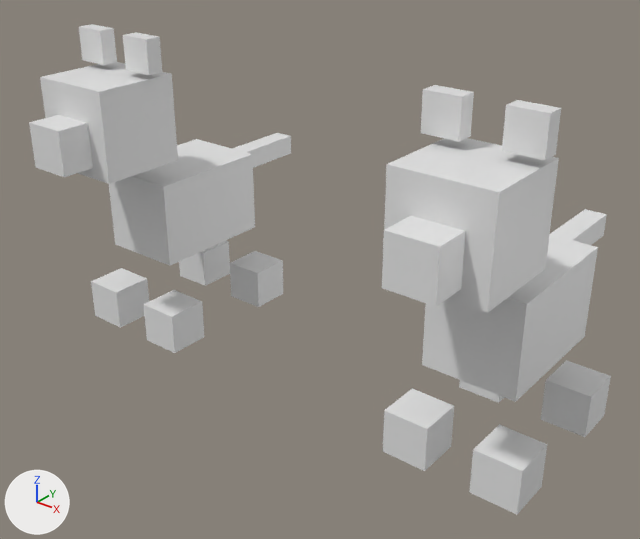
What one commit did to the Blender file Models/Dog/Dog.blend.
One viewpoint serves both versions: a 50 mm camera at (0.99, -2.13, 1.67) aimed at (-0.65, -0.07, 0.4). Arrows for +X, +Y and +Z are at lower left; the lights stay in place.

Before the edit, the objects in view are built like this:
```python
ob_cube_003 = bpy.data.objects.new('Cube.003', me_cube_004)
ob_cube_003.location = (-0.115, -0.235, 1.0)
ob_cube_009 = bpy.data.objects.new('Cube.009', me_cube_005)
ob_cube_009.location = (-1.373, -0.311, 0.825)
ob_cube_009.scale = (0.15, 0.15, 0.15)
ob_cube_010 = bpy.data.objects.new('Cube.010', me_cube_006)
ob_cube_010.location = (-1.365, -0.075, 0.45)
ob_cube_010.scale = (0.15, 0.15, 0.15)
ob_cube_011 = bpy.data.objects.new('Cube.011', me_cube_007)
ob_cube_011.location = (-1.215, -0.225, 0.075)
ob_cube_011.scale = (0.15, 0.15, 0.15)
ob_cube_012 = bpy.data.objects.new('Cube.012', me_cube_007)
ob_cube_012.location = (-1.515, -0.225, 0.075)
ob_cube_012.scale = (0.15, 0.15, 0.15)
ob_cube_013 = bpy.data.objects.new('Cube.013', me_cube_007)
ob_cube_013.location = (-1.215, 0.225, 0.075)
ob_cube_013.scale = (0.15, 0.15, 0.15)
ob_cube_014 = bpy.data.objects.new('Cube.014', me_cube_007)
ob_cube_014.location = (-1.515, 0.225, 0.075)
ob_cube_014.scale = (0.15, 0.15, 0.15)
ob_cube_015 = bpy.data.objects.new('Cube.015', me_cube_008)
ob_cube_015.location = (-1.365, 0.431, 0.525)
ob_cube_015.scale = (0.15, 0.15, 0.15)
ob_cube_016 = bpy.data.objects.new('Cube.016', me_cube_009)
ob_cube_016.location = (-1.253, -0.225, 1.05)
ob_cube_016.scale = (0.15, 0.15, 0.15)
# also in view: 'Cube.001' at (0.0, 0.0, 0.45); 'Cube.017' at (-1.48, -0.23, 1.05); 'Cube' at (0.01, -0.36, 0.82); 'Cube.006' at (0.0, 0.43, 0.52); 'Cube.002' at (0.15, -0.22, 0.08)
```
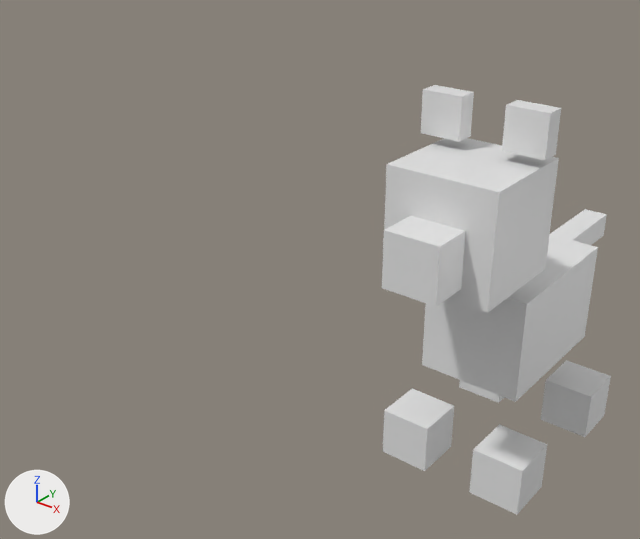
Pixel boxes [x1, y1, x2, y2] of what changed, in the pictures (640 x 539 px):
'Cube.009', hidden
    before: [29, 62, 178, 184]
'Cube.010', hidden
    before: [109, 139, 255, 266]
'Cube.011', hidden
    before: [143, 290, 204, 353]
'Cube.012', hidden
    before: [91, 268, 149, 328]
'Cube.013', hidden
    before: [230, 251, 283, 307]
'Cube.014', hidden
    before: [179, 241, 230, 286]
'Cube.016', hidden
    before: [123, 32, 162, 75]
'Cube.017', hidden
    before: [79, 24, 117, 65]
'Cube.015', hidden
    before: [232, 133, 291, 168]

The change in detail:
Object 'Cube.009' (ob_cube_009) is now hidden.
Object 'Cube.010' (ob_cube_010) is now hidden.
Object 'Cube.011' (ob_cube_011) is now hidden.
Object 'Cube.012' (ob_cube_012) is now hidden.
Object 'Cube.013' (ob_cube_013) is now hidden.
Object 'Cube.014' (ob_cube_014) is now hidden.
Object 'Cube.015' (ob_cube_015) is now hidden.
Object 'Cube.016' (ob_cube_016) is now hidden.
Object 'Cube.017' (ob_cube_017) is now hidden.
